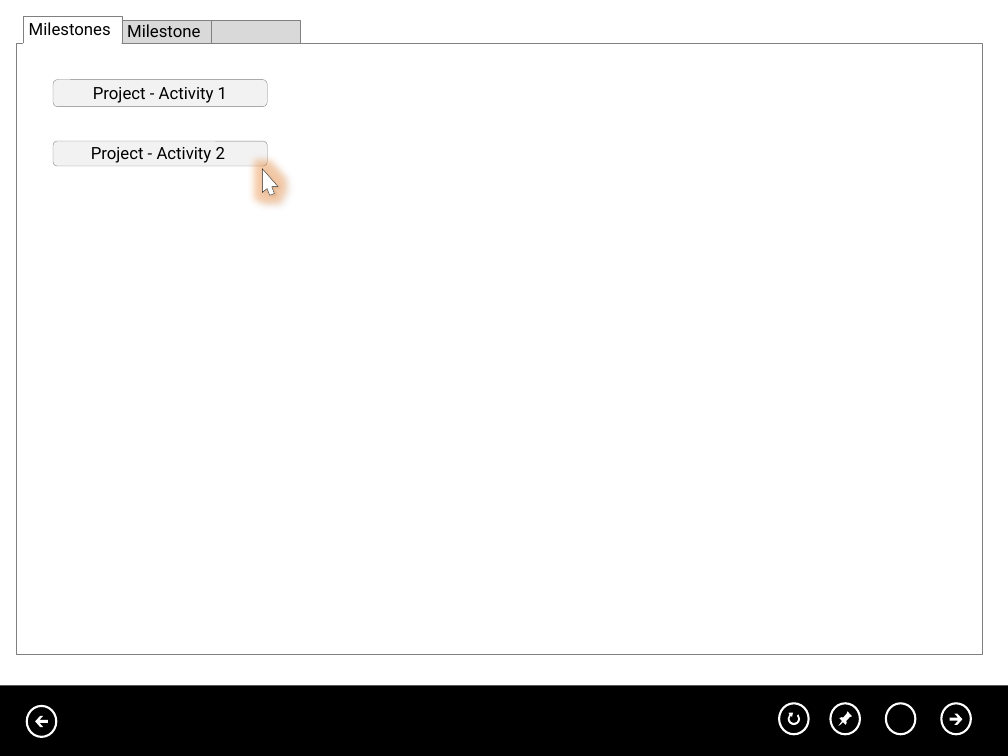
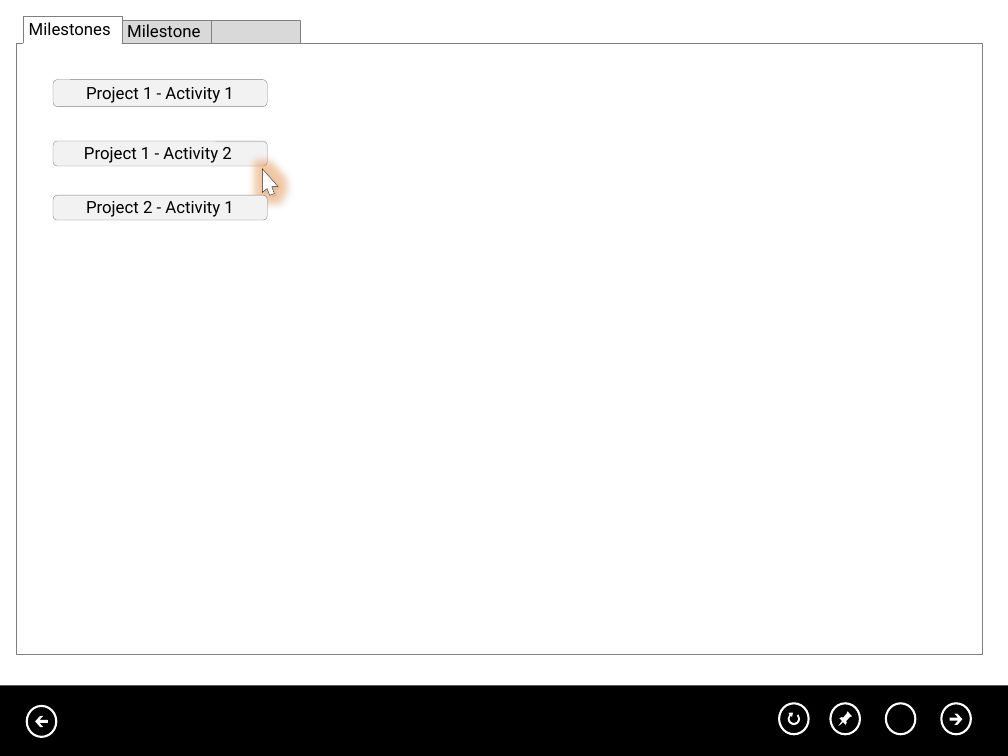
Before and after one commit to AphelionSoftware/Meerkat, a slide deck: slide 6 of Documentation/Release 2 Storyboarding/ProjectManager.pptx. Drawn at 1008x756 pixels with LibreOffice and Linux fonts; fonts in the diff are those of the drawing; background and template pictures are left out. Boxes give left, top, right and bottom in pixels: in the first picture for what was removed or moved away, otherwise in the second. Text is boxed around its words. In the diff, an @@ line names an element or a change of style, - is before the commit and + after.

```diff
--- a/Documentation/Release 2 Storyboarding/ProjectManager.pptx
+++ b/Documentation/Release 2 Storyboarding/ProjectManager.pptx
@@ text in rounded rectangle at (x1=86, y1=87, x2=233, y2=103): text changed @@
-Project - Activity 1
+Project 1 - Activity 1
@@ text in rounded rectangle at (x1=84, y1=147, x2=231, y2=163): text changed @@
-Project - Activity 2
+Project 1 - Activity 2
@@ rounded rectangle added at (x1=53, y1=196, x2=267, y2=221), fill #F2F2F2, outline #808080 0.25 pt, 12 pt, text #000000 @@
+Project 2 - Activity 1
```
Also in this commit, not shown: 4 other slides changed, 3 other files.
